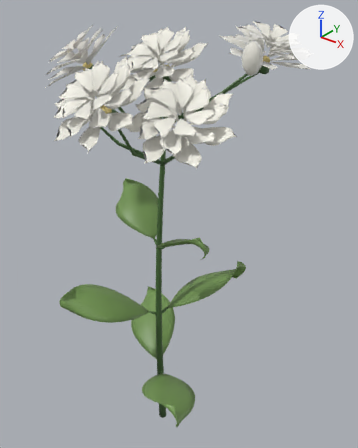
A saved change to the glTF model www/models/flowers/jasmine-legendary-v2.glb.
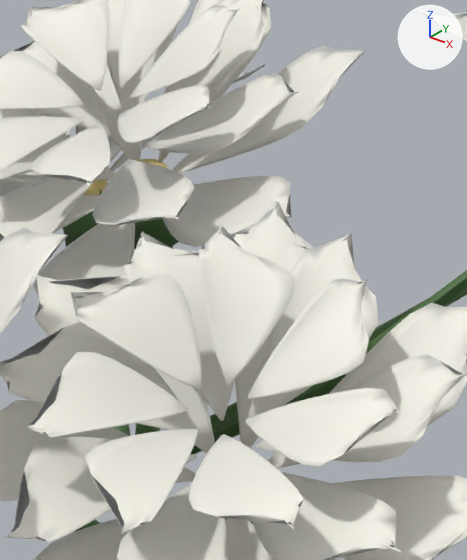
The first picture shows the older version from a 50 mm camera at (1.044, -1.193, 1.689) aimed at (0.034, 0.07, 0.906). The close-ups show the older and then the newer version on the part from 38% to 64% of the width and 7% to 32% of the height of that picture. Only the edits that show in the close-ups are written down. Every picture has the same lights, and +X, +Y and +Z are marked at upper right. Vertices at exactly the same position are counted once.

Objects in the first close-up: 'jasmine-legendary-v2-center', 'jasmine-legendary-v2-petal', 'jasmine-legendary-v2-stem'.
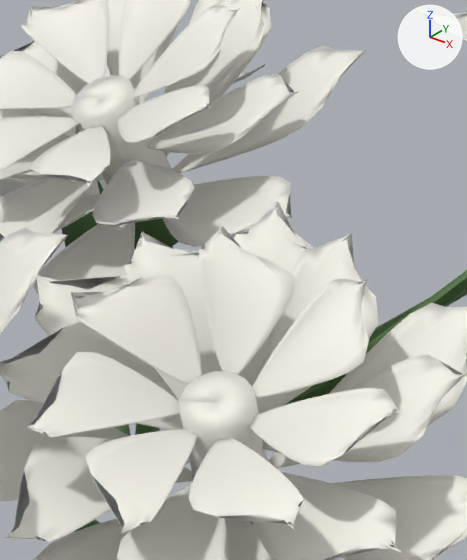
Where the change shows, as pixel boxes (x1, y1, x2, y2) in the close-ups (467 x 560 px; the box of a moved part takes in the faces that stretch with it):
```json
{"part": 1, "of": "me_jasmine_legendary_v2_petal", "change": "added", "after": [72, 75, 172, 184]}
{"part": 2, "of": "me_jasmine_legendary_v2_petal", "change": "added", "after": [29, 110, 107, 195], "on screen": "mostly hidden"}
{"part": 3, "of": "me_jasmine_legendary_v2_petal", "change": "added", "after": [179, 371, 267, 521]}
{"part": 4, "of": "me_jasmine_legendary_v2_center", "change": "moved or reshaped", "before": [84, 180, 108, 195], "on screen": "not visible afterwards"}
{"part": 5, "of": "me_jasmine_legendary_v2_center", "change": "moved or reshaped", "before": [136, 159, 168, 169], "on screen": "not visible afterwards"}
```

Edits to the scene script, one JSON object a line:
```json
{"block": "me_jasmine_legendary_v2_petal", "where": "# used by ob_jasmine_legendary_v2_petal; location = (0.0, 0.0, 0.0)"}
{"op": "remove", "block": "me_jasmine_legendary_v2_petal", "code": "me_jasmine_legendary_v2_petal.from_pydata(...)  # 16184 vertices, 31856 faces; spans x -0.383..0.409, y -0.404..0.37, z 1.274..1.585"}
{"op": "add", "block": "me_jasmine_legendary_v2_petal", "code": "me_jasmine_legendary_v2_petal.from_pydata(...)  # 16888 vertices, 33272 faces; spans x -0.383..0.409, y -0.404..0.37, z 1.274..1.585"}
{"block": "me_jasmine_legendary_v2_petal", "change": "me_jasmine_legendary_v2_petal part 1: a new loose piece of 120 vertices spanning x 0.037..0.078, y -0.079..-0.007, z 1.442..1.52, in mat_jasmine_petal_004"}
{"block": "me_jasmine_legendary_v2_petal", "change": "me_jasmine_legendary_v2_petal part 2: a new loose piece of 118 vertices spanning x -0.202..-0.141, y 0.139..0.187, z 1.398..1.481, in mat_jasmine_petal_004"}
{"block": "me_jasmine_legendary_v2_petal", "change": "me_jasmine_legendary_v2_petal part 3: a new loose piece of 116 vertices spanning x 0.213..0.274, y -0.221..-0.146, z 1.323..1.405, in mat_jasmine_petal_004"}
{"block": "me_jasmine_legendary_v2_petal", "change": "other edits to the shape of me_jasmine_legendary_v2_petal do not show in these pictures"}
{"block": "me_jasmine_legendary_v2_center", "where": "# used by ob_jasmine_legendary_v2_center; location = (0.0, 0.0, 0.0)"}
{"op": "remove", "block": "me_jasmine_legendary_v2_center", "code": "me_jasmine_legendary_v2_center.from_pydata(...)  # 378 vertices, 648 faces; spans x -0.255..0.268, y -0.285..0.24, z 1.322..1.489"}
{"op": "add", "block": "me_jasmine_legendary_v2_center", "code": "me_jasmine_legendary_v2_center.from_pydata(...)  # 378 vertices, 648 faces; spans x -0.251..0.263, y -0.285..0.231, z 1.336..1.493"}
{"block": "me_jasmine_legendary_v2_center", "change": "me_jasmine_legendary_v2_center part 4: the loose piece of 63 vertices spanning x -0.179..-0.142, y 0.148..0.186, z 1.394..1.425 is scaled about its middle by (0.575, 0.572, 0.625), then moved by (-0.003, -0.001, 0.009)"}
{"block": "me_jasmine_legendary_v2_center", "change": "me_jasmine_legendary_v2_center part 5: the loose piece of 63 vertices spanning x 0.038..0.075, y -0.042..-0.009, z 1.441..1.472 is scaled about its middle by (0.571, 0.588, 0.606), then moved by (0.0, -0.005, 0.007)"}
{"block": "me_jasmine_legendary_v2_center", "change": "other edits to the shape of me_jasmine_legendary_v2_center do not show in these pictures"}
```
